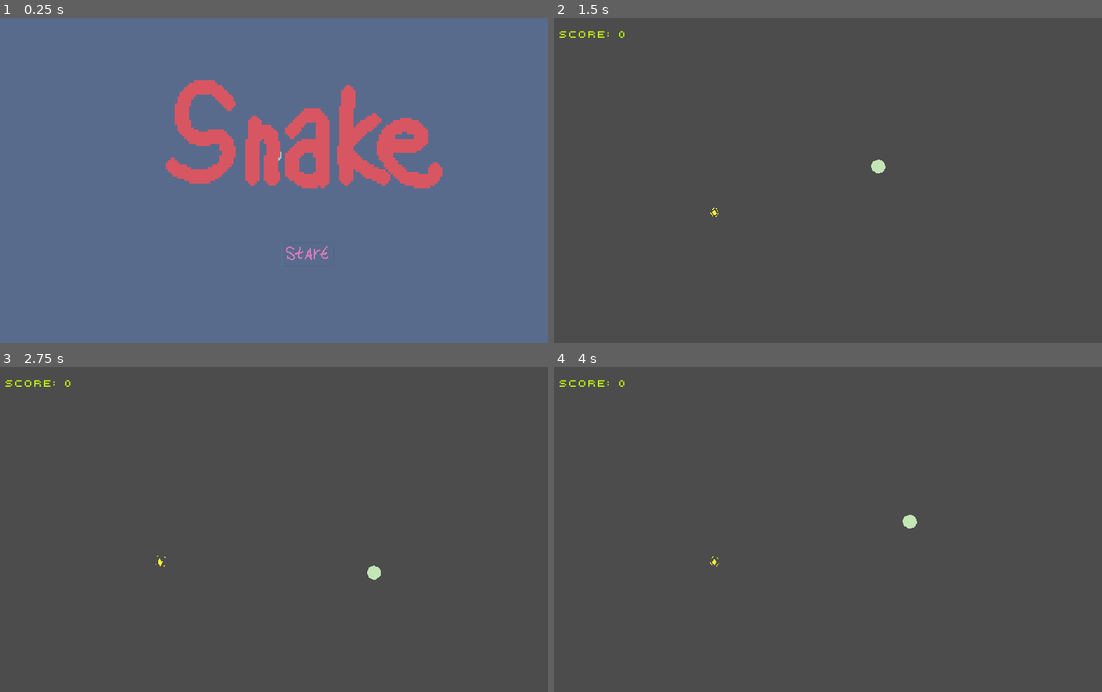
Above: before the commit, frames 1-4 (two rows, left to right).
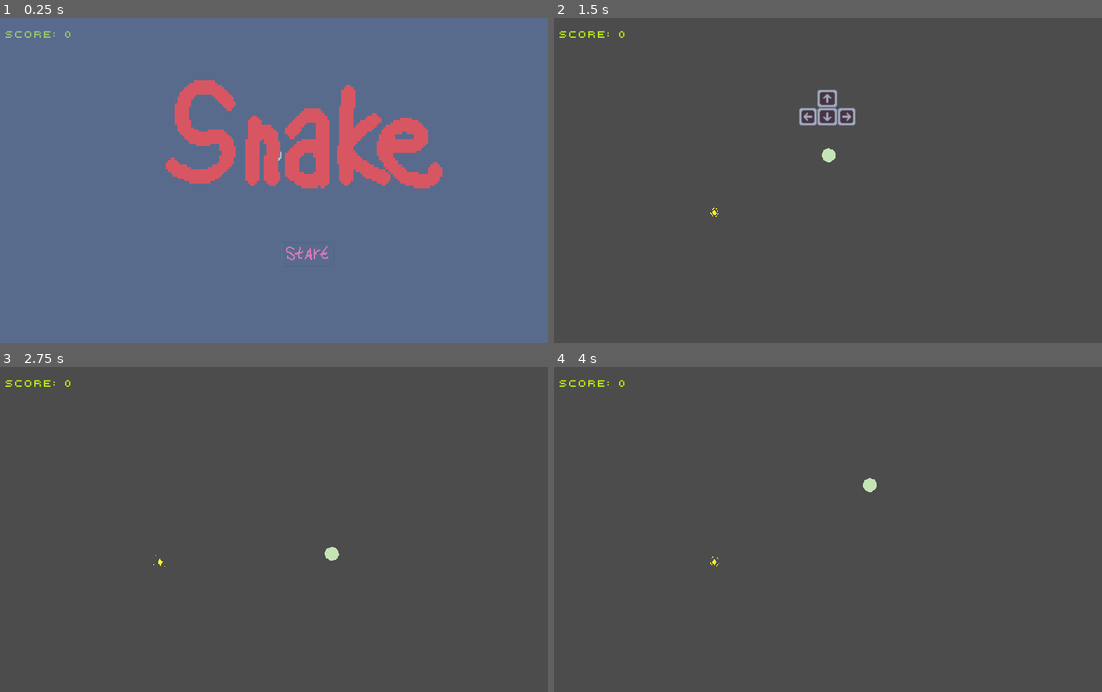
Above: after the commit, the same moments.

Repository: skarnl/godot--snake
Game: Godot game, scene res://Main.tscn
Two runs of this game, one before a commit and one after it. Both use one fixed random seed, a clock stepped at 60 frames per second and the inputs below.
Inputs (mouse positions are in pixels of both pictures, inside the frame that each line leads up to):
- Up to frame 1 (0.25 s): no input
- Up to frame 2 (1.5 s): tap Enter at 0.5 s; move the mouse to (948, 164) at 0.52 s; hold Right (ui_right) 0.53-1.28 s; move the mouse to (718, 196) at 1.27 s; hold Down (ui_down) from 1.28 s (still down)
- Up to frame 3 (2.75 s): move the mouse to (328, 458) at 2.02 s; release Down (ui_down) at 2.03 s; hold Right (ui_right) from 2.03 s (still down)
- Up to frame 4 (4 s): move the mouse to (800, 594) at 2.77 s; release Right (ui_right) at 2.78 s; hold Up (ui_up) 2.78-3.53 s; move the mouse to (992, 578) at 3.52 s; hold Left (ui_left) from 3.53 s (still down)

The runs differ from the first frame. In frame 1, less than 0.1% of the frame differs, in the area x 1-13%, y 4-7%; in frame 2, 0.6%, in the area x 44-61%, y 22-48%; in frame 3, 0.2%; in frame 4, 0.2%.

Commit message:
Wait until controls are shown and player pressed a direction button

Diff:
--- a/Main.gd
+++ b/Main.gd
@@ -10,12 +10,11 @@
 var screen_size = Vector2.ZERO
 var candies_eaten = 0
 
-
 func _ready():
 	pause_mode = Node.PAUSE_MODE_PROCESS
 	screen_size = get_viewport().size
 	$Snake.connect("moved", self, "_on_Snake_moved")
-
+	$HUD/Controls.hide()
 
 	$CandySpawner.connect("candy_eaten", self, "on_Candy_candy_eaten")
 
@@ -25,6 +24,13 @@
 	$top.connect('body_entered', self, '_on_offscreen')
 	$left.connect('body_entered', self, '_on_offscreen')
 	$right.connect('body_entered', self, '_on_offscreen')
+
+	$HUD/Controls.connect('start_game', self, '_on_Controls_start_game')
+
+	reset()
+	main_menu.show_menu()
+
+	get_tree().paused = true
 
 func _on_offscreen(_body):
 	_trigger_game_over()
@@ -64,13 +70,22 @@
 	yield(get_tree(), 'idle_frame')
 	$Snake.pause_mode = Node.PAUSE_MODE_STOP
 
-	game_over_screen.reset()
+	reset()
 	main_menu.show_menu()
 
 
 func _on_MainMenu_start_game():
 	main_menu.hide()
-	reset()
+
+	$HUD/Controls.show()
+
+
+func _on_Controls_start_game(direction):
+	$HUD/Controls.fade_out()
+
+	start()
+
+	$Snake.start(direction)
 
 
 func reset():
@@ -82,11 +97,13 @@
 	snake_parts.append($Snake)
 
 	game_over_screen.reset()
-	$CandySpawner.start(screen_size)
 
 	score.reset()
 
 	candies_eaten = 0
 	$HUD/Score.reset()
 
+
+func start():
+	$CandySpawner.start(screen_size)
 	get_tree().paused = false
--- a/Main.tscn
+++ b/Main.tscn
@@ -11,8 +11,10 @@
 [ext_resource path="res://default_theme.tres" type="Theme" id=9]
 [ext_resource path="res://score.gd" type="Script" id=10]
 [ext_resource path="res://default_font.tres" type="DynamicFont" id=11]
-
-[sub_resource type="Theme" id=7]
+[ext_resource path="res://assets/images/snake-arrows.png" type="Texture" id=12]
+[ext_resource path="res://gui/controls.gd" type="Script" id=13]
+
+[sub_resource type="Theme" id=1]
 default_font = ExtResource( 11 )
 Label/colors/font_color = Color( 0.741176, 0.933333, 0.0588235, 1 )
 Label/colors/font_color_shadow = Color( 0, 0, 0, 0 )
@@ -24,42 +26,87 @@
 Label/fonts/font = null
 Label/styles/normal = null
 
-[sub_resource type="DynamicFont" id=8]
+[sub_resource type="DynamicFont" id=2]
 size = 1000
 font_data = ExtResource( 8 )
 
-[sub_resource type="AtlasTexture" id=1]
+[sub_resource type="AtlasTexture" id=3]
 atlas = ExtResource( 6 )
 region = Rect2( 0, 0, 128, 64 )
 
-[sub_resource type="AtlasTexture" id=2]
+[sub_resource type="AtlasTexture" id=4]
 atlas = ExtResource( 6 )
 region = Rect2( 128, 0, 128, 64 )
 
-[sub_resource type="AtlasTexture" id=3]
+[sub_resource type="AtlasTexture" id=5]
 atlas = ExtResource( 6 )
 region = Rect2( 256, 0, 128, 64 )
 
-[sub_resource type="AtlasTexture" id=4]
+[sub_resource type="AtlasTexture" id=6]
 atlas = ExtResource( 6 )
 region = Rect2( 384, 0, 128, 64 )
 
-[sub_resource type="AtlasTexture" id=5]
+[sub_resource type="AtlasTexture" id=7]
 atlas = ExtResource( 6 )
 region = Rect2( 512, 0, 128, 64 )
 
-[sub_resource type="SpriteFrames" id=6]
+[sub_resource type="SpriteFrames" id=8]
 animations = [ {
-"frames": [ SubResource( 1 ), SubResource( 2 ), SubResource( 3 ), SubResource( 4 ), SubResource( 5 ) ],
+"frames": [ SubResource( 3 ), SubResource( 4 ), SubResource( 5 ), SubResource( 6 ), SubResource( 7 ) ],
 "loop": true,
 "name": "default",
 "speed": 5.0
 } ]
 
-[sub_resource type="RectangleShape2D" id=9]
+[sub_resource type="Animation" id=9]
+resource_name = "controls"
+length = 3.0
+loop = true
+tracks/0/type = "value"
+tracks/0/path = NodePath("Sprite:frame")
+tracks/0/interp = 1
+tracks/0/loop_wrap = true
+tracks/0/imported = false
+tracks/0/enabled = true
+tracks/0/keys = {
+"times": PoolRealArray( 0, 0.1, 0.2, 0.3, 0.4, 0.5, 0.6, 0.7, 0.8, 0.9, 1, 1.1, 1.2, 1.3, 1.4, 1.5, 1.6, 1.7, 1.8, 1.9, 2, 2.1, 2.2 ),
+"transitions": PoolRealArray( 1, 1, 1, 1, 1, 1, 1, 1, 1, 1, 1, 1, 1, 1, 1, 1, 1, 1, 1, 1, 1, 1, 1 ),
+"update": 1,
+"values": [ 0, 1, 2, 3, 4, 5, 6, 7, 8, 9, 10, 11, 12, 13, 14, 15, 16, 17, 18, 19, 20, 21, 22 ]
+}
+tracks/1/type = "value"
+tracks/1/path = NodePath("Sprite:modulate")
+tracks/1/interp = 1
+tracks/1/loop_wrap = true
+tracks/1/imported = false
+tracks/1/enabled = true
+tracks/1/keys = {
+"times": PoolRealArray( 0 ),
+"transitions": PoolRealArray( 1 ),
+"update": 0,
+"values": [ Color( 1, 1, 1, 1 ) ]
+}
+
+[sub_resource type="Animation" id=12]
+resource_name = "fadeout"
+length = 0.6
+tracks/0/type = "value"
+tracks/0/path = NodePath("Sprite:modulate")
+tracks/0/interp = 1
+tracks/0/loop_wrap = true
+tracks/0/imported = false
+tracks/0/enabled = true
+tracks/0/keys = {
+"times": PoolRealArray( 0, 0.6 ),
+"transitions": PoolRealArray( 1, 10.9283 ),
+"update": 0,
+"values": [ Color( 1, 1, 1, 1 ), Color( 1, 1, 1, 0 ) ]
+}
+
+[sub_resource type="RectangleShape2D" id=10]
 extents = Vector2( 10.7054, 533.562 )
 
-[sub_resource type="RectangleShape2D" id=10]
+[sub_resource type="RectangleShape2D" id=11]
 extents = Vector2( 613.786, 18.8537 )
 
 [node name="Main" type="Node2D"]
@@ -146,10 +193,31 @@
 [node name="AnimatedSprite" type="AnimatedSprite" parent="HUD/Pause"]
 position = Vector2( 513, 129 )
 scale = Vector2( 2.78125, 2.78125 )
-frames = SubResource( 6 )
-frame = 3
+frames = SubResource( 8 )
+frame = 2
 speed_scale = 1.3
 playing = true
+
+[node name="Controls" type="Control" parent="HUD"]
+anchor_right = 1.0
+anchor_bottom = 1.0
+margin_left = -1.3363
+margin_right = -1.3363
+script = ExtResource( 13 )
+__meta__ = {
+"_edit_use_anchors_": false
+}
+
+[node name="Sprite" type="Sprite" parent="HUD/Controls"]
+position = Vector2( 512, 168.327 )
+scale = Vector2( 2, 2 )
+texture = ExtResource( 12 )
+hframes = 23
+
+[node name="AnimationPlayer" type="AnimationPlayer" parent="HUD/Controls"]
+autoplay = "controls"
+anims/controls = SubResource( 9 )
+anims/fadeout = SubResource( 12 )
 
 [node name="GameOverScreen" parent="HUD" instance=ExtResource( 4 )]
 visible = false
--- a/MainMenu.gd
+++ b/MainMenu.gd
@@ -1,11 +1,6 @@
 extends Control
 
 signal start_game
-
-# Called when the node enters the scene tree for the first time.
-func _ready():
-	get_tree().paused = true
-	show_menu()
 
 func show_menu():
 	$Button.grab_focus()
--- a/entities/Player.gd
+++ b/entities/Player.gd
@@ -18,9 +18,9 @@
 export var step_size = 32.0
 const DEFAULT_SPEED = 0.2
 var timing
+var started = false
 
 func _ready():
-	$Timer.connect("timeout", self, "_on_Timer_timeout")
 	_screen_size = get_viewport().size
 	timing = $Timer.wait_time
 
@@ -30,7 +30,17 @@
 	pass
 
 
+func start(_direction):
+	$Timer.connect("timeout", self, "_on_Timer_timeout")
+	$Timer.start()
+	started = true
+	direction = _direction
+	future_direction = direction
+
 func _unhandled_input(event):
+	if not started:
+		return
+
 	if event is InputEventKey:
 		if direction == UP or direction == DOWN:
 			if event.is_action_pressed("ui_left"):
@@ -88,6 +98,8 @@
 	position = Vector2(512, 256)
 	previous_position = position
 
+	started = false
+
 func play_eating_sound():
 	var sounds = ['hamhamham', 'slurp']
 	sounds.shuffle()
--- /dev/null
+++ b/gui/controls.gd
@@ -0,0 +1,48 @@
+extends Control
+
+signal start_game
+
+enum {
+	LEFT,
+	RIGHT,
+	UP,
+	DOWN
+}
+
+func _ready():
+	hide()
+	set_process_input(false)
+
+
+func show():
+	.show()
+	$AnimationPlayer.play("controls")
+	set_process_input(true)
+
+
+func _input(event):
+	if event is InputEventKey:
+		if event.is_action_pressed('ui_left', true) or event.is_action_pressed('ui_right', true) or event.is_action_pressed('ui_up', true) or event.is_action_pressed('ui_down', true):
+			var direction
+
+			if event.is_action_pressed("ui_left"):
+				direction = LEFT
+			elif event.is_action_pressed("ui_right"):
+				direction = RIGHT
+			elif event.is_action_pressed("ui_down"):
+				direction = DOWN
+			elif event.is_action_pressed("ui_up"):
+				direction = UP
+
+			print("direction from controls = ", direction)
+
+			emit_signal('start_game', direction)
+
+			set_process_input(false)
+
+func fade_out():
+	$AnimationPlayer.play('fadeout')
+
+	yield($AnimationPlayer, 'animation_finished')
+
+	hide()
Not shown: 4 places in Main.tscn that only renumber resources
Binary file added: assets/images/snake-arrows.png
Not shown, added: assets/images/snake-arrows.png.import
Not shown: 4 places in entities/SnakeHead.tscn that only renumber resources
